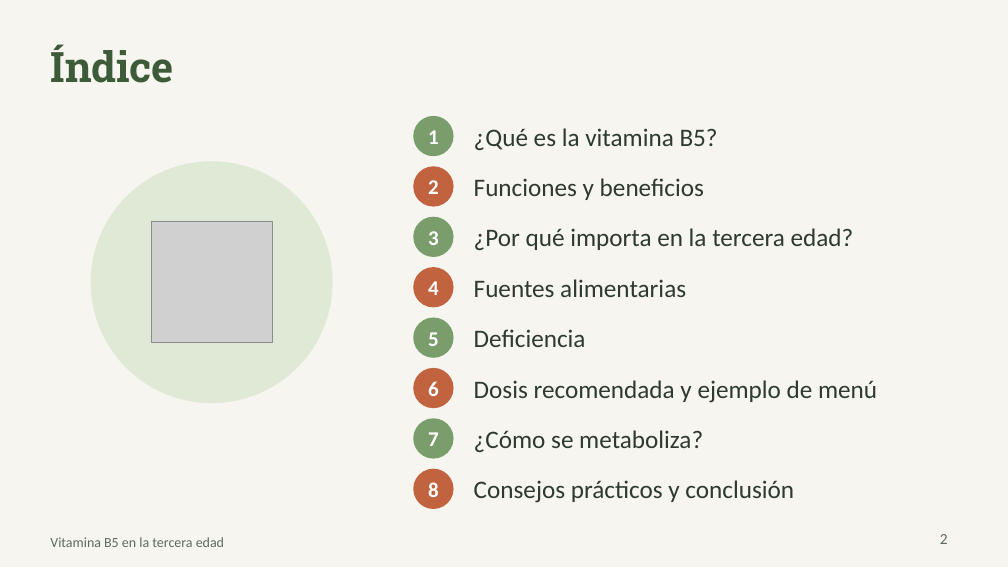
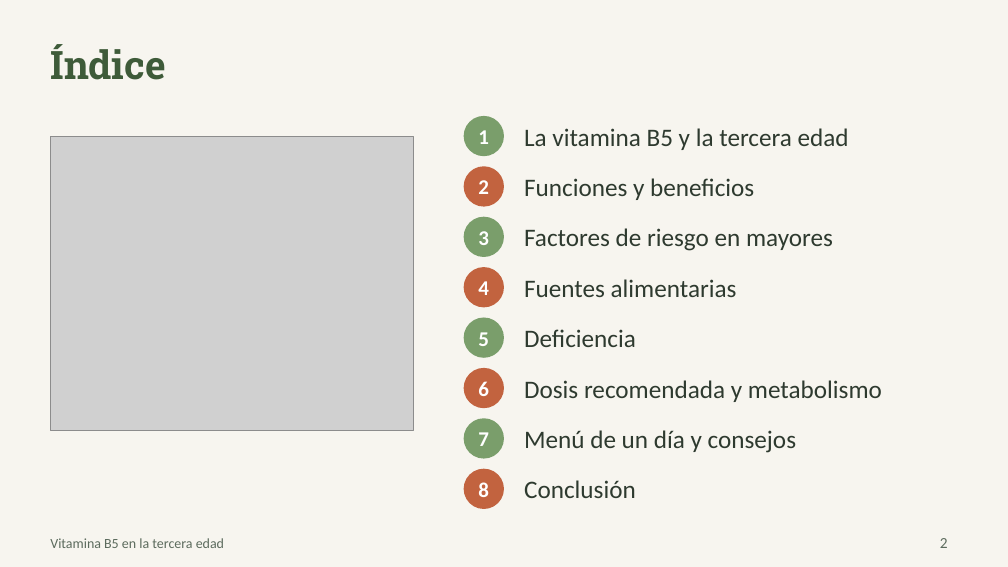
Before and after one commit to lorenaazor0461/Lorena-Parra-Azor, a slide deck: slide 2 of vitamina-b5/Vitamina_B5_Tercera_Edad.pptx. Drawn at 1008x567 pixels with LibreOffice and Linux fonts; fonts in the diff are those of the drawing; grey boxes stand for pictures. Boxes give left, top, right and bottom in pixels: in the first picture for what was removed or moved away, otherwise in the second. Text is boxed around its words. In the diff, an @@ line names an element or a change of style, - is before the commit and + after.

```diff
--- a/vitamina-b5/Vitamina_B5_Tercera_Edad.pptx
+++ b/vitamina-b5/Vitamina_B5_Tercera_Edad.pptx
@@ title "Índice" at (50, 44, 165, 80): size 30 to 28 pt @@
@@ picture added at (50, 136, 413, 430) @@
@@ text at (524, 128, 849, 150): text changed @@
-¿Qué es la vitamina B5?
+La vitamina B5 y la tercera edad
@@ ellipse removed at (91, 161, 333, 403) @@
@@ text "Funciones y beneficios": place and size @@
-text "Funciones y beneficios" at (474, 178, 704, 200)
+text "Funciones y beneficios" at (524, 178, 754, 200)
@@ picture removed at (151, 222, 272, 343) @@
@@ text removed at (474, 228, 854, 250) @@
-¿Por qué importa en la tercera edad?
@@ text added at (524, 228, 833, 251), 18 pt, text #2E3A2F @@
+Factores de riesgo en mayores
@@ text "Fuentes alimentarias": place and size @@
-text "Fuentes alimentarias" at (474, 279, 686, 297)
+text "Fuentes alimentarias" at (524, 279, 737, 297)
@@ text "Deficiencia": place and size @@
-text "Deficiencia" at (474, 329, 586, 347)
+text "Deficiencia" at (524, 329, 636, 347)
@@ 8 texts, 8 ellipses: place and size @@
-8 texts, 8 ellipses at (413, 116, 454, 509)
+8 texts, 8 ellipses at (464, 116, 504, 509)
@@ text at (524, 380, 882, 402): text changed @@
-Dosis recomendada y ejemplo de menú
+Dosis recomendada y metabolismo
@@ text removed at (474, 430, 703, 452) @@
-¿Cómo se metaboliza?
@@ text added at (524, 430, 796, 453), 18 pt, text #2E3A2F @@
+Menú de un día y consejos
@@ text at (524, 480, 636, 498): text changed @@
-Consejos prácticos y conclusión
+Conclusión
@@ page number: place and size @@
-page number at (940, 534, 948, 544)
+page number at (940, 538, 948, 548)
```
Also in this commit, not shown: 6 other slides changed, 3 slides added, 6 slides removed, 1 other file.
